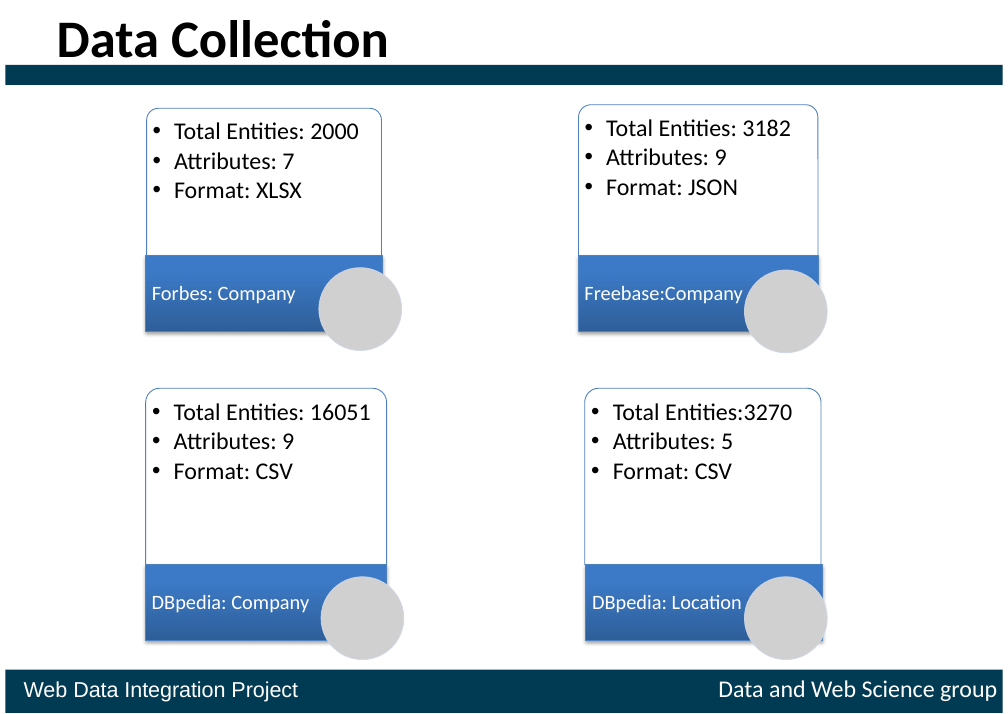
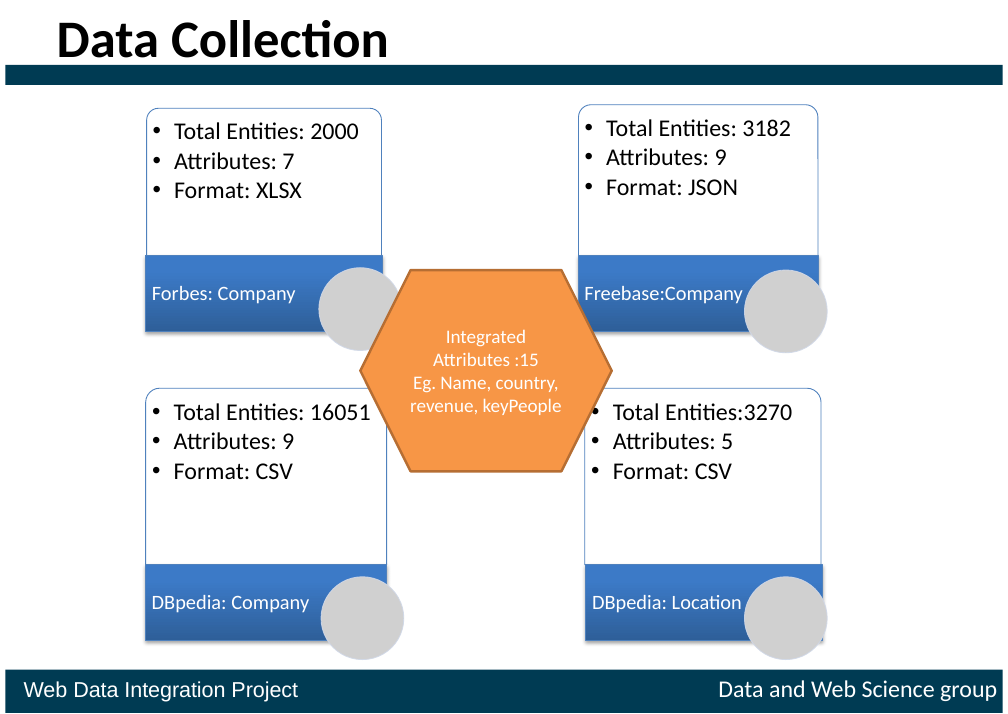
Before and after one commit to ofrendo/WebDataIntegration, a slide deck: slide 4 of presentation/Presentation_template.pptx. Drawn at 1008x714 pixels with LibreOffice and Linux fonts; fonts in the diff are those of the drawing; grey boxes stand for pictures. Boxes give left, top, right and bottom in pixels: in the first picture for what was removed or moved away, otherwise in the second. Text is boxed around its words. In the diff, an @@ line names an element or a change of style, - is before the commit and + after.

Commit message:
slides

```diff
--- a/presentation/Presentation_template.pptx
+++ b/presentation/Presentation_template.pptx
@@ hexagon added at (360,270,612,471), fill #F79646, outline #B76F34 2 pt, 16 pt, text #FFFFFF @@
+Integrated Attributes :15
+Eg. Name, country, revenue, keyPeople
```
Also in this commit, not shown: 3 other slides changed.
